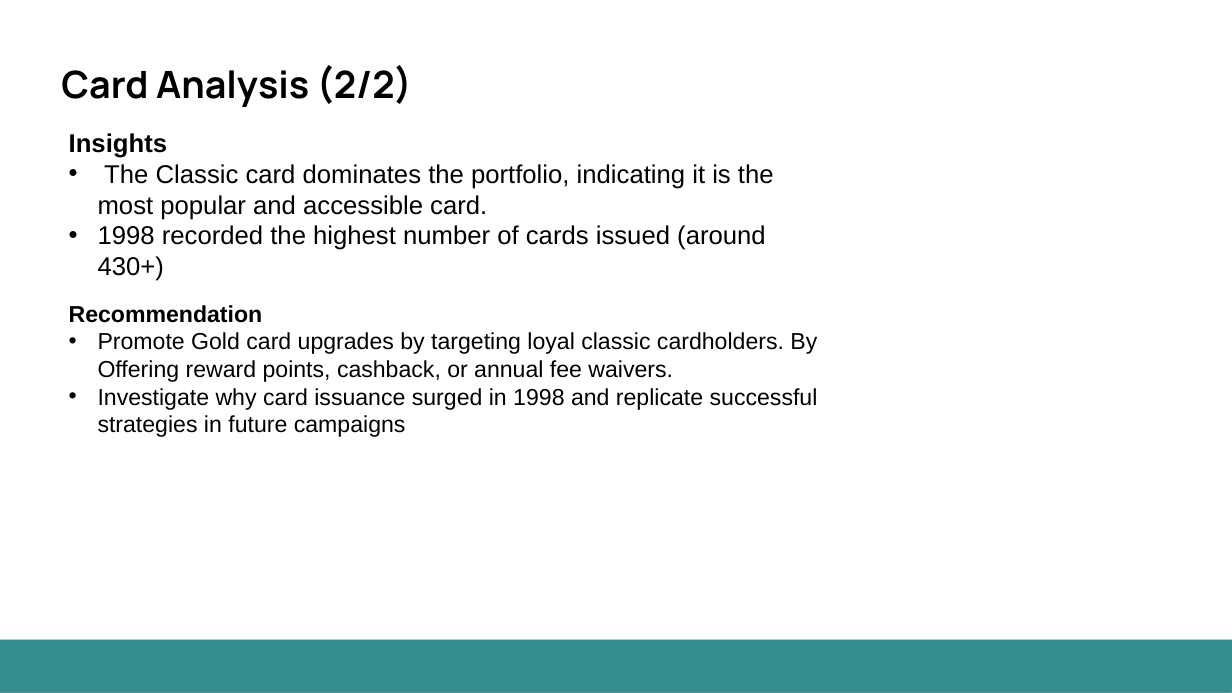
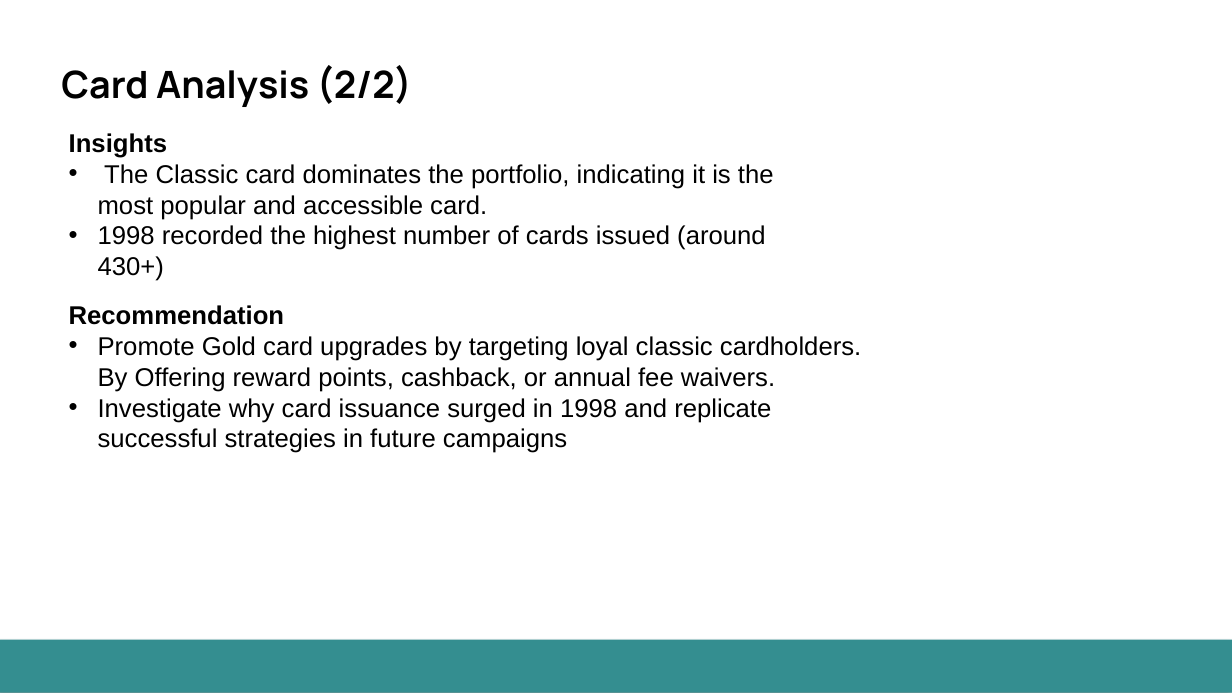
Before and after one commit to itsaakashanalytics-ship-it/CZ-Bank-DATA-Analysis-Project, a slide deck: slide 24 of PRP PROJECT 1 - FINAL PPT.pptx. Drawn at 1232x693 pixels with LibreOffice and Linux fonts; fonts in the diff are those of the drawing. Boxes give left, top, right and bottom in pixels: in the first picture for what was removed or moved away, otherwise in the second. Text is boxed around its words. In the diff, an @@ line names an element or a change of style, - is before the commit and + after.

```diff
--- a/PRP PROJECT 1 - FINAL PPT.pptx
+++ b/PRP PROJECT 1 - FINAL PPT.pptx
@@ text "Recommendation" at (69,305,861,453): size 18 to 20 pt @@
```
Also in this commit, not shown: 25 other slides changed, 10 slides added, 1 slide removed, 2 other files.
